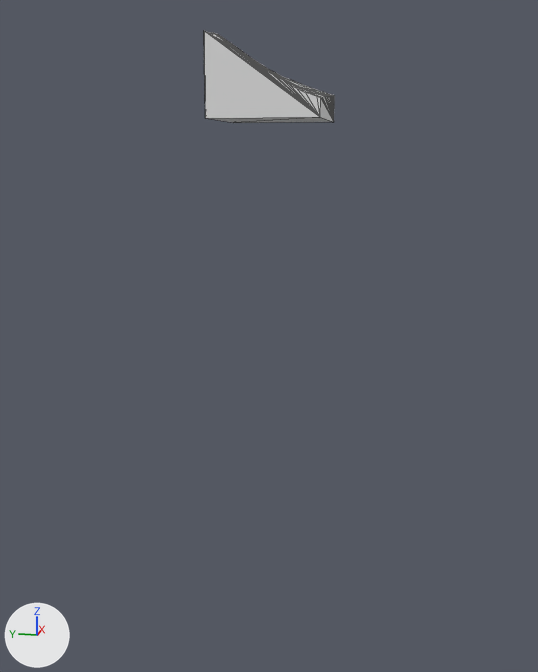
The glTF model assets/terrain/surface_pieces/surf_8_20.glb, before and after one commit.
Both versions are drawn from a 50 mm lens placed at (-102.41, 0.71, -31.45), pointed at (-67.23, 7.75, -40.24). Lighting does not change. The marker at lower left points along +X, +Y and +Z. The picture after the commit comes second. Mesh edges are drawn as thin lines. Where no turn or scale is listed for an object, it has been applied to the vertices.

In view in the first picture: 'geometry_0'.
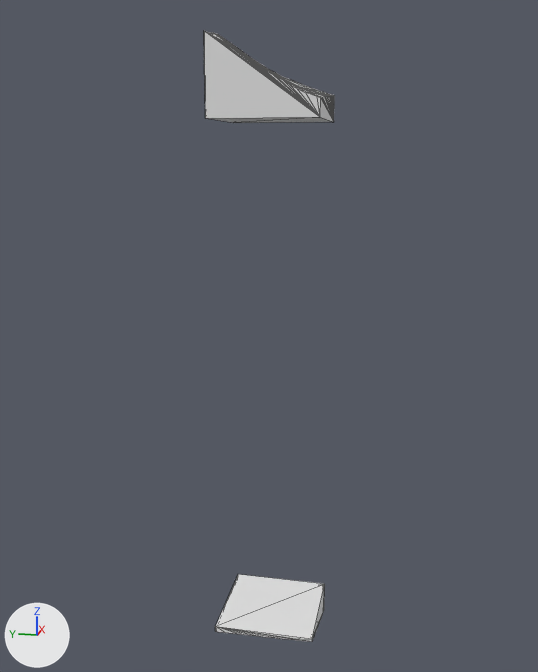
Location of each change, [x1, y1, x2, y2] in pixels of the pictures (538 x 672 px):
'layer_6', added
    after: [215, 574, 325, 642]

The change, as a list of edits to the scene's bpy script:
```text
Add me_layer_6:
    me_layer_6.from_pydata(...)  # 82 vertices, 160 faces; spans x -70.0..-65.0, y 5.0..10.0, z -56.74..-55.0
Add ob_layer_6:
    ob_layer_6 = bpy.data.objects.new('layer_6', me_layer_6)
    ob_layer_6.location = (0.0, 0.0, 0.0)
```
